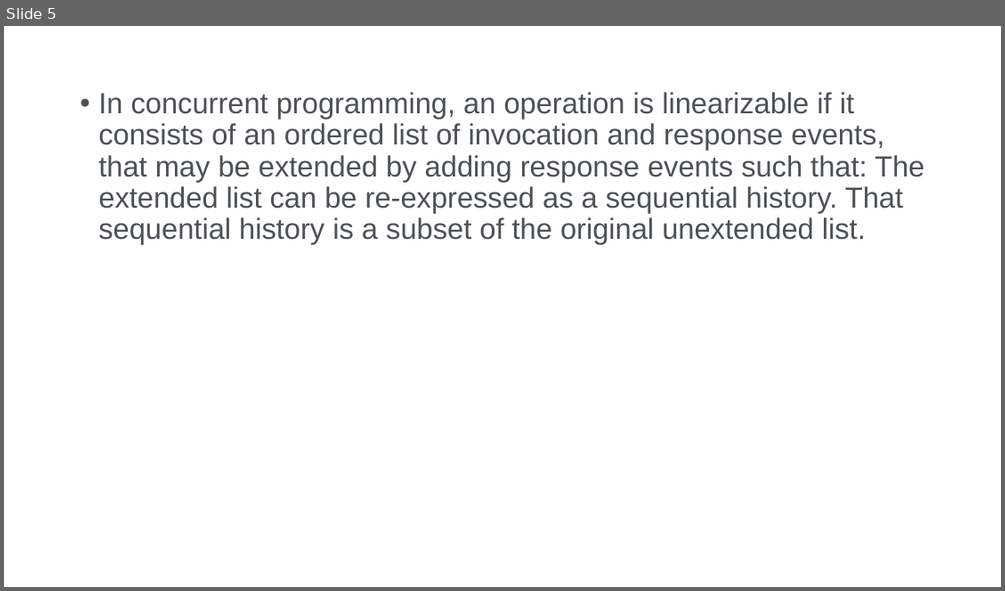
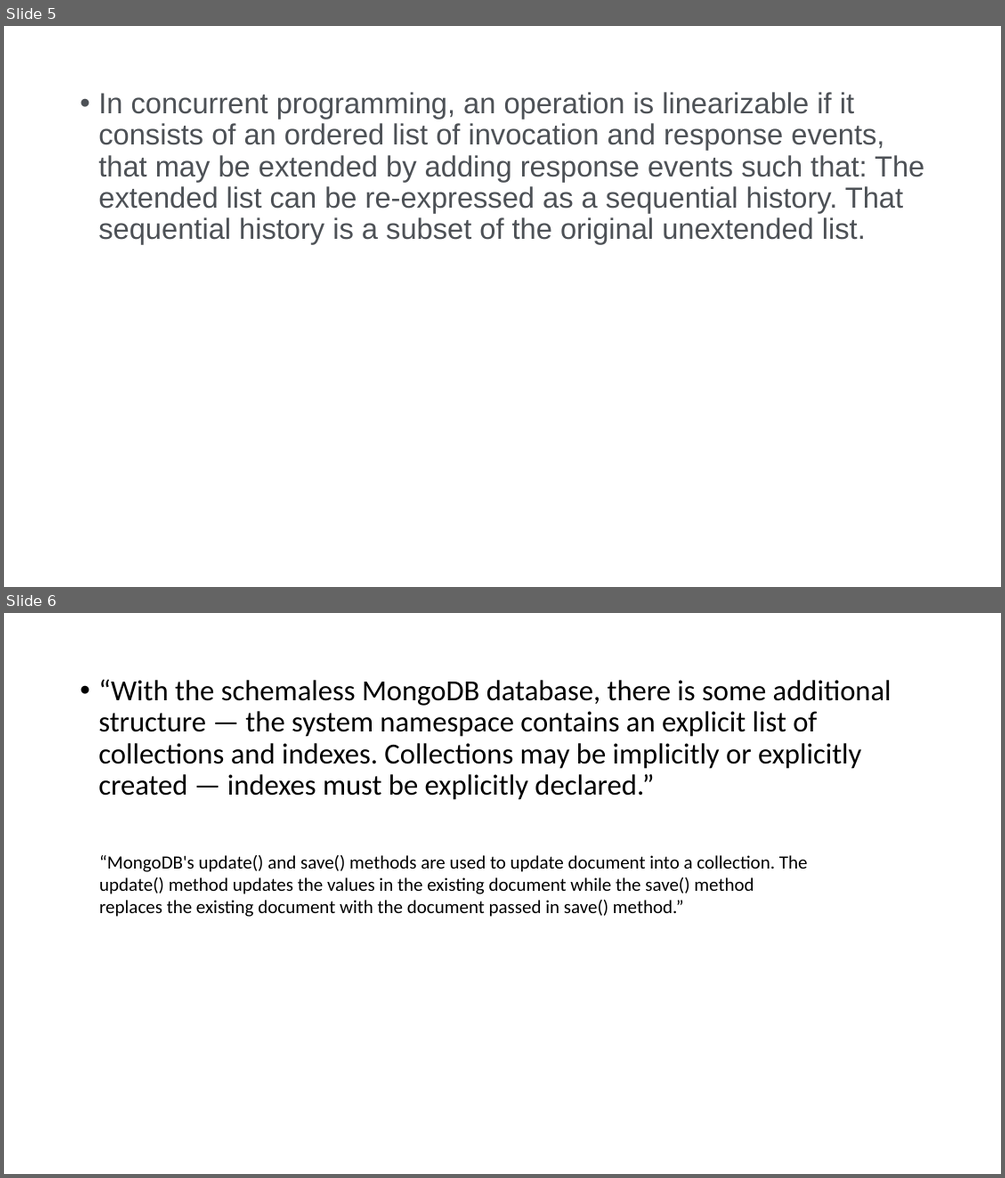
Before and after one commit to astorytraveler/astorytraveler.github.io, a slide deck: wwr/images/WEEK9.pptx. Shown one above the other, each under a label of ours: slide 5 before the commit, slides 5 and 6 after it. The pictures are 1005x591 and 1005x1178 pixels, drawn with LibreOffice and Linux fonts; fonts in the diff are those of the drawing. Boxes give left, top, right and bottom in pixels: in the first picture for what was removed or moved away, otherwise in the second. Text is boxed around its words. In the diff, an @@ line names an element or a change of style, - is before the commit and + after.

```diff
--- a/wwr/images/WEEK9.pptx
+++ b/wwr/images/WEEK9.pptx
@@ slide 6 added at [4, 613, 1001, 1174], background #FFFFFF @@
@@ text added at [98, 679, 891, 800], 28 pt, text #000000 @@
+• “With the schemaless MongoDB database, there is some additional structure — the system namespace contains an explicit list of collections and indexes. Collections may be implicitly or explicitly created — indexes must be explicitly declared.”
@@ text added at [99, 855, 808, 916], 18 pt, text #000000 @@
+“MongoDB's update() and save() methods are used to update document into a collection. The update() method updates the values in the existing document while the save() method replaces the existing document with the document passed in save() method.”
```
Also in this commit, not shown: 1 slide changed, 2 other slides added, 1 slide removed, 8 other files.
